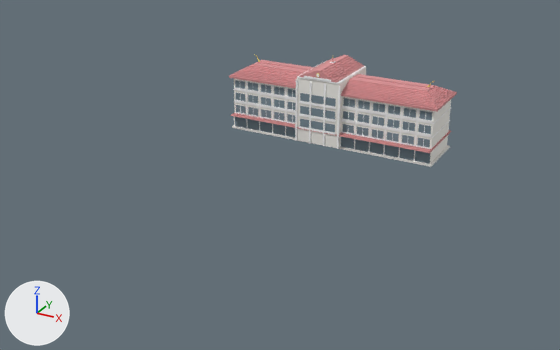
An edit to the glTF model public/models/institute-block.glb, drawn before and after from the same camera.
Camera for both pictures: a camera (50 mm lens) standing at (83.2, -184.2, 76.9) and looking at (-0.5, -32.1, 0.8). Arrows for +X, +Y and +Z are at lower left; the lights stay in place. The first picture is the older version. Vertices at exactly the same position are counted once.
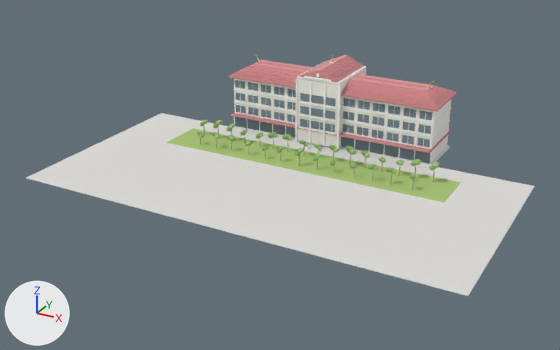
Changed parts and their boxes (x1, y1, x2, y2) in the pictures (560 x 350 px):
```json
{"object": "Mesh_0", "change": "reshaped", "before": [229, 54, 457, 167], "after": [26, 54, 534, 296], "on screen": "122% wider, 113% taller"}
{"part": 1, "of": "me_mesh_0", "change": "added", "after": [26, 113, 534, 296]}
{"part": 2, "of": "me_mesh_0", "change": "added", "after": [166, 128, 461, 202], "on screen": "green"}
{"part": 3, "of": "me_mesh_0", "change": "added", "after": [194, 128, 462, 183]}
{"part": 4, "of": "me_mesh_0", "change": "added", "after": [165, 142, 445, 204]}
{"part": 5, "of": "me_mesh_0", "change": "added", "after": [197, 120, 439, 190]}
```

Edits to the scene script, one JSON object a line:
```json
{"block": "me_mesh_0", "where": "# used by ob_mesh_0; location = (0.0, 0.0, 0.0)"}
{"op": "remove", "block": "me_mesh_0", "code": "me_mesh_0.from_pydata(...)  # 2046 vertices, 3096 faces; spans x -30.0..30.0, y -9.0..8.9, z 0.0..23.0"}
{"op": "add", "block": "me_mesh_0", "code": "me_mesh_0.from_pydata(...)  # 4582 vertices, 7312 faces; spans x -55.0..55.0, y -62.0..8.9, z -0.1..23.0"}
{"block": "me_mesh_0", "change": "me_mesh_0 part 1: a new loose piece, a box spanning x -55.0..55.0, y -62.0..-7.0, z -0.12..0.0, in mat_material_0"}
{"block": "me_mesh_0", "change": "me_mesh_0 part 2: a new loose piece, a box spanning x -39.0..39.0, y -26.5..-13.5, z -0.03..0.07, in mat_material_0"}
{"block": "me_mesh_0", "change": "me_mesh_0 part 3: a new loose piece, a box spanning x -39.2..39.2, y -13.52..-13.27, z -0.03..0.13, in mat_material_0"}
{"block": "me_mesh_0", "change": "me_mesh_0 part 4: a new loose piece, a box spanning x -39.2..39.2, y -26.73..-26.48, z -0.03..0.13, in mat_material_0"}
{"block": "me_mesh_0", "change": "me_mesh_0 part 5: 2188 vertices added at x -30.9..34.0, y -24.3..-10.9, z 0.0..9.1"}
{"block": "me_mesh_0", "change": "other edits to the shape of me_mesh_0 do not show in these pictures"}
```
